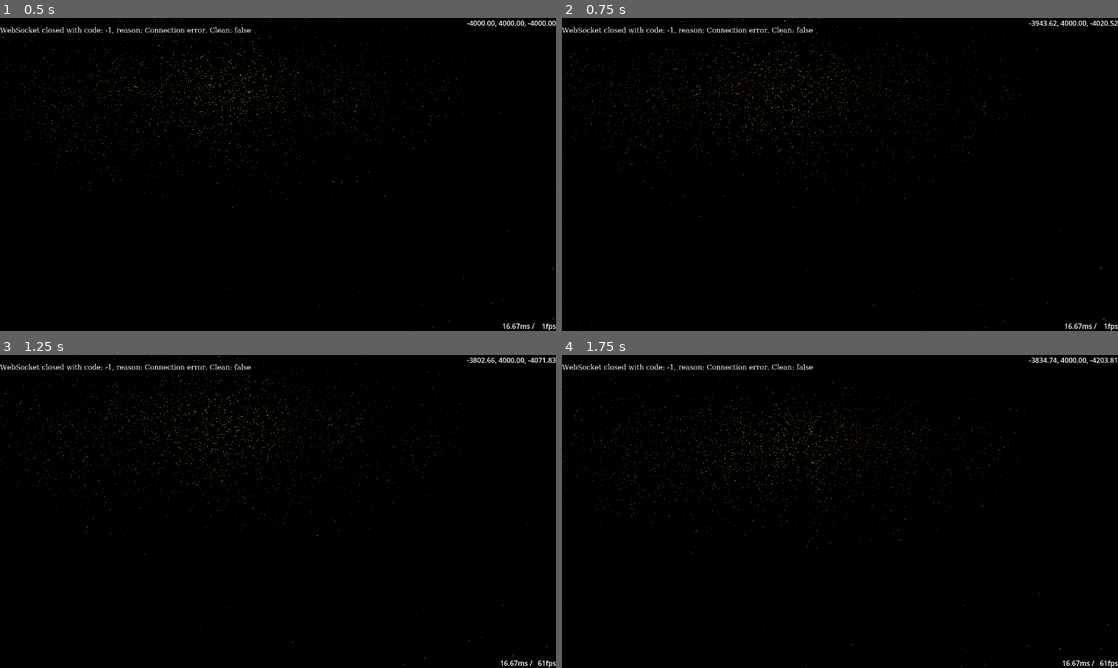
Above: before the commit, frames 1-4 (two rows, left to right).
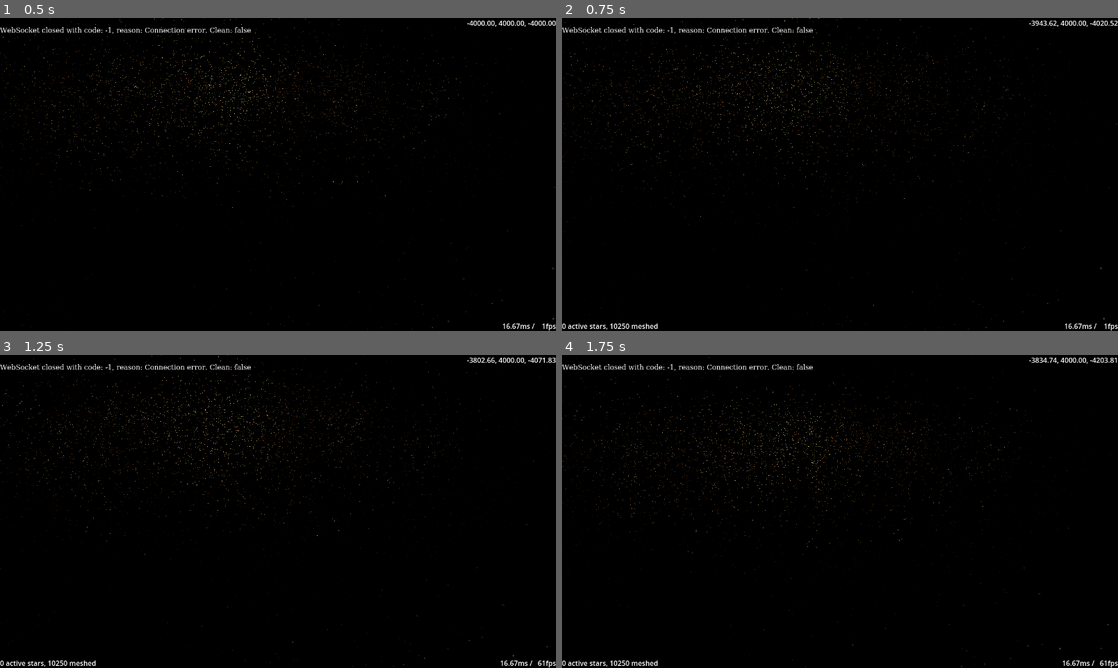
Above: after the commit, the same moments.

Repository: HansAcker/eddn-godot
Game: Godot game, scene res://main.tscn
Same seed, same stepped clock (60 frames per second), same inputs: the game is played once before the commit and once after it.
Inputs:
- Up to frame 1 (0.5 s): no input
- Up to frame 2 (0.75 s): tap Enter (toggle_fullscreen) at 0.5 s; hold D (move_right) from 0.53 s (still down); hold Delete (clear) from 0.53 s (still down)
- Up to frame 3 (1.25 s): keep holding D (move_right); keep holding Delete (clear)
- Up to frame 4 (1.75 s): release D (move_right) at 1.28 s; release Delete (clear) at 1.28 s; hold S (move_back) from 1.28 s (still down); tap C (look_down) at 1.35 s

Frame 1 is identical in both runs. In frame 2, 0.2% of the frame differs, in the area x 0-18%, y 97-100%; in frame 3, 0.2%; in frame 4, 0.2%.

Commit message:
re-connected counter signal

Diff:
--- a/main.tscn
+++ b/main.tscn
@@ -183,6 +183,7 @@
 wait_time = 55.0
 autostart = true
 
+[connection signal="counter" from="Map/StarManager" to="UI/StarCount" method="_on_star_manager_counter"]
 [connection signal="timeout" from="Map/StarManager/ExpireTimer" to="Map/StarManager" method="_on_expire_timer_timeout"]
 [connection signal="timeout" from="Map/StarManager/DeleteTimer" to="Map/StarManager" method="_on_delete_timer_timeout"]
 [connection signal="timeout" from="Map/StarManager/FreezeTimer" to="Map/StarManager" method="_on_freeze_timer_timeout"]
